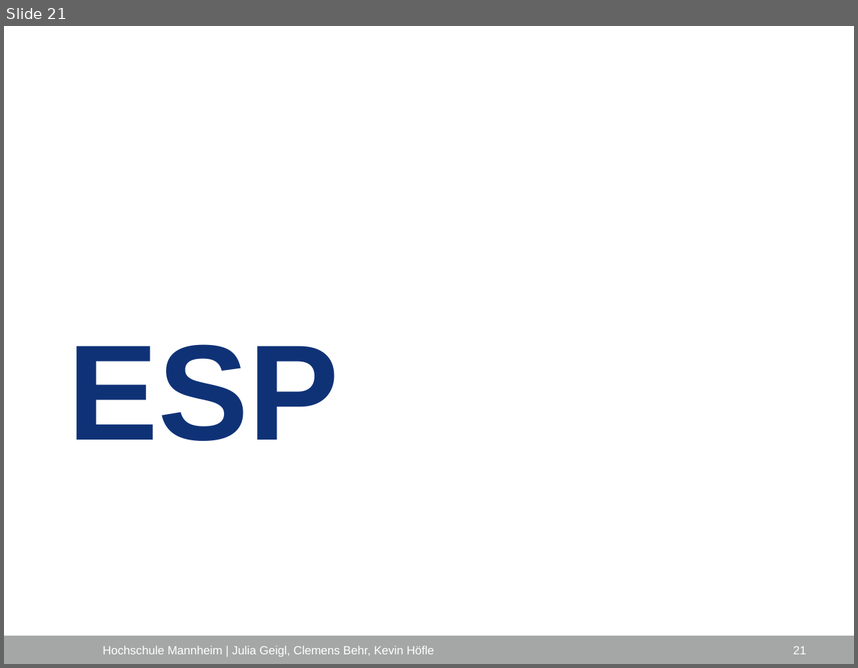
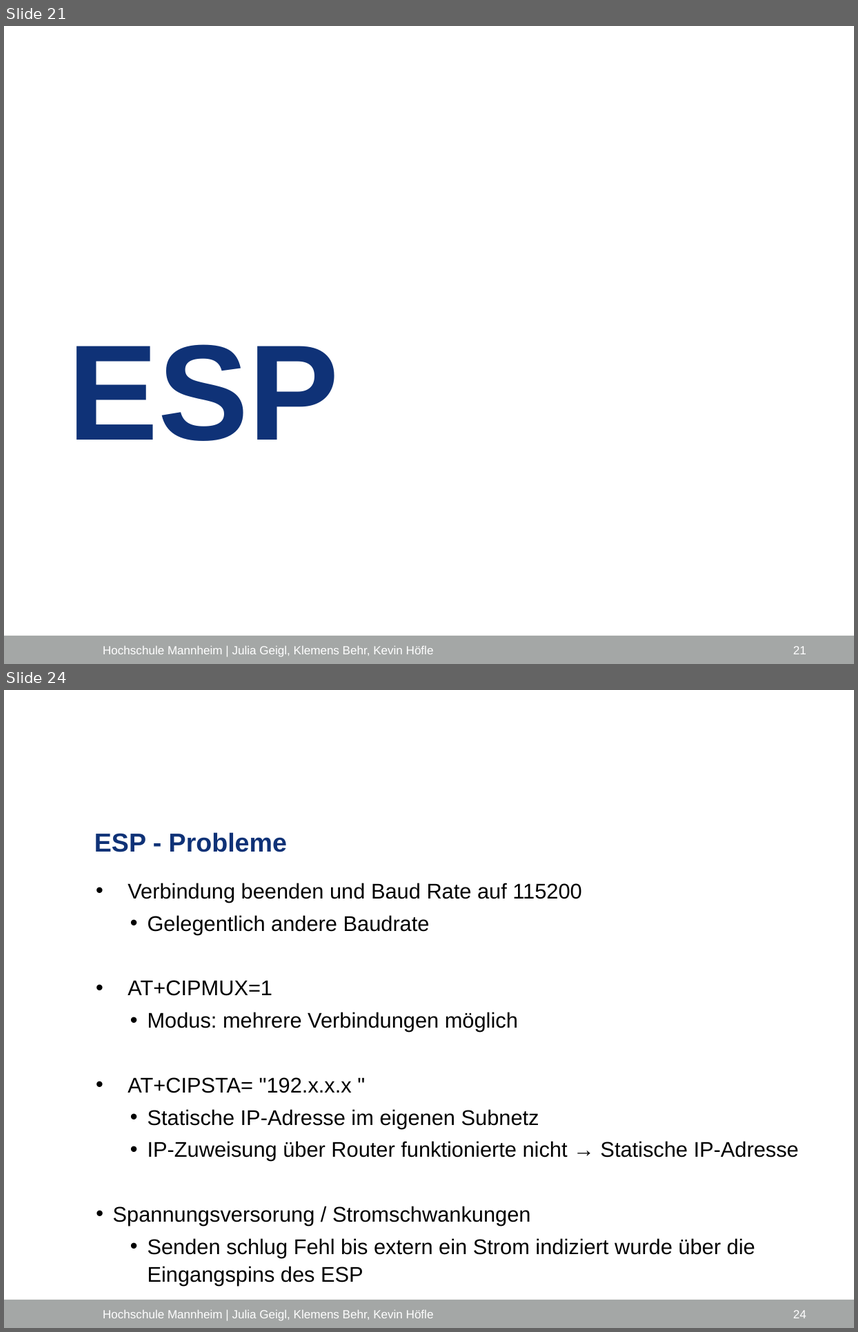
Before and after one commit to ProjektlaborEmbeddedSecurity/Presentation, a slide deck: PES_FH_VERS.pptx. Shown one above the other, each under a label of ours: slide 21 before the commit, slides 21 and 24 after it; the slides between them are not shown. The pictures are 858x668 and 858x1332 pixels, drawn with LibreOffice and Linux fonts; fonts in the diff are those of the drawing; background and template pictures are left out. Boxes give left, top, right and bottom in pixels: in the first picture for what was removed or moved away, otherwise in the second. Text is boxed around its words. In the diff, an @@ line names an element or a change of style, - is before the commit and + after.

```diff
--- a/PES_FH_VERS.pptx
+++ b/PES_FH_VERS.pptx
@@ slide 24 added at <box>4,690,854,1328</box>, background #FFFFFF; not listed: 1 template element that a slide beside it also shows @@
@@ title added at <box>94,832,287,852</box>, 22 pt, text #0F3277, bold @@
+ESP - Probleme
@@ text added at <box>113,883,799,1285</box>, 18 pt, text #000000 @@
+• Verbindung beenden und Baud Rate auf 115200
+      • Gelegentlich andere Baudrate
+• AT+CIPMUX=1
+      • Modus: mehrere Verbindungen möglich
+• AT+CIPSTA= "192.x.x.x "
+      • Statische IP-Adresse im eigenen Subnetz
+      • IP-Zuweisung über Router funktionierte nicht → Statische IP-Adresse
+  • Spannungsversorung / Stromschwankungen
+      • Senden schlug Fehl bis extern ein Strom indiziert wurde über die Eingangspins des ESP
@@ text added at <box>103,1310,434,1321</box>, 10 pt, text #FFFFFF @@
+Hochschule Mannheim | Julia Geigl, Klemens Behr, Kevin Höfle
@@ page number added at <box>793,1310,806,1318</box>, 10 pt, text #FFFFFF @@
+24
@@ slide 21 changed as well @@
@@ text at <box>103,646,434,657</box>: text changed @@
-Hochschule Mannheim | Julia Geigl, Clemens Behr, Kevin Höfle
+Hochschule Mannheim | Julia Geigl, Klemens Behr, Kevin Höfle
```
Also in this commit, not shown: 44 other slides changed, 2 other slides added, 1 slide removed.
